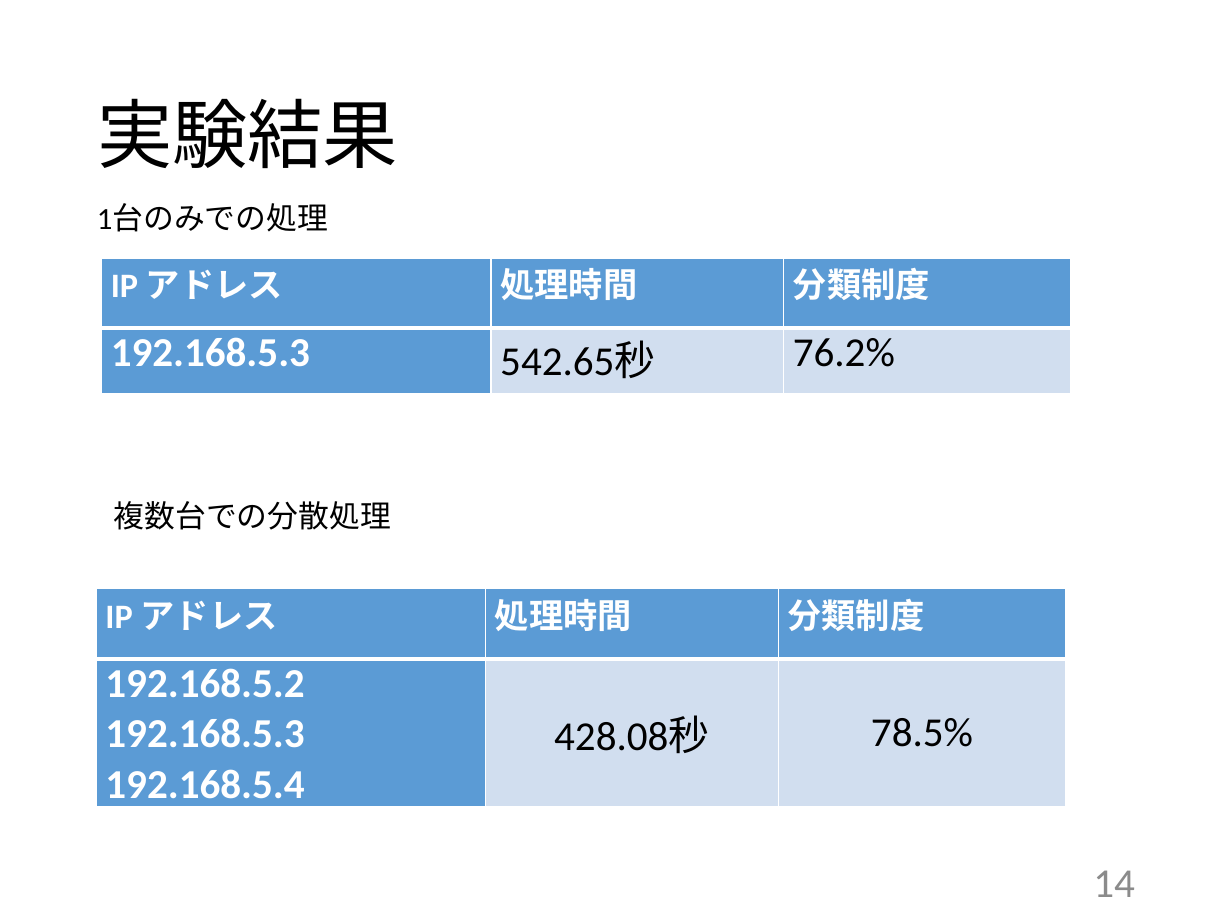
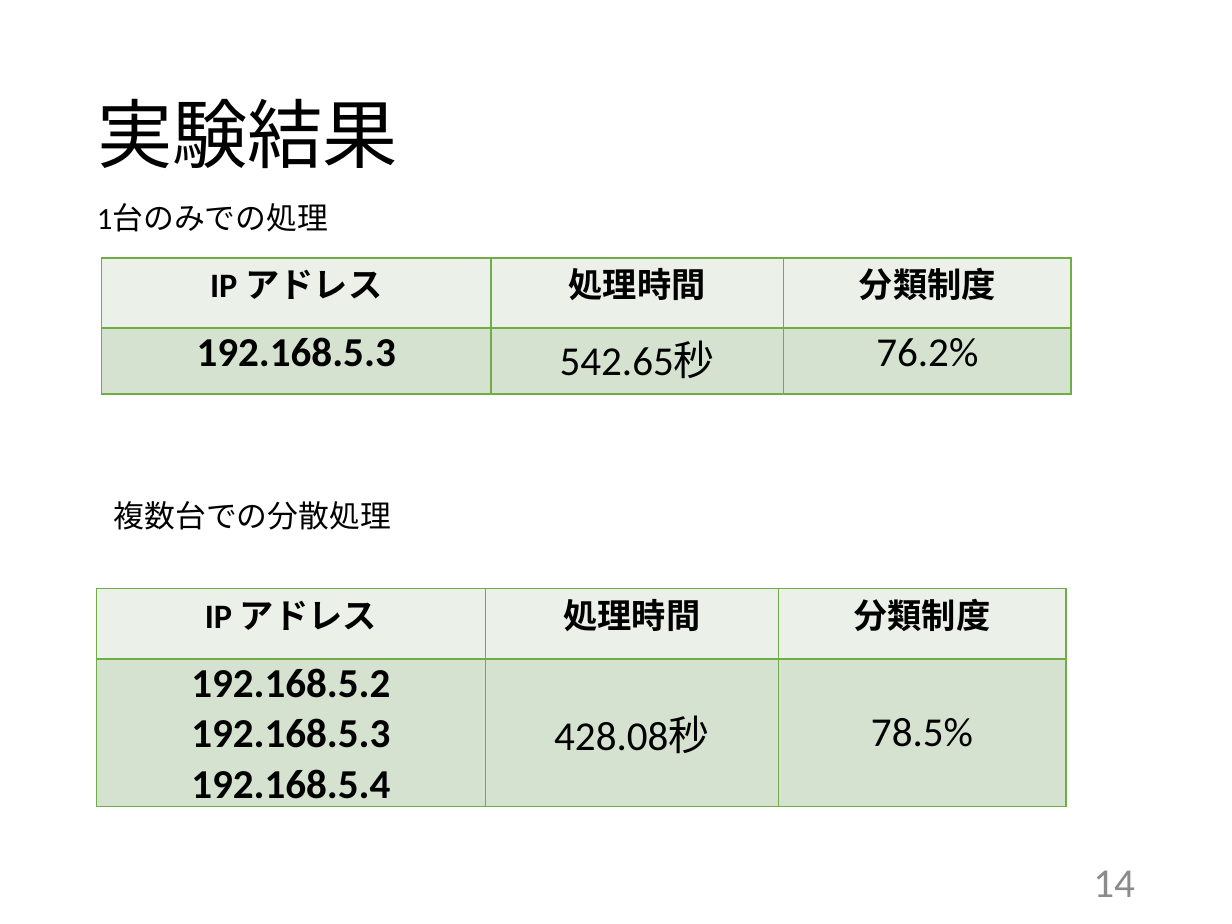
Before and after one commit to kait-takanolab/1821144-yoshii-thesis, a slide deck: slide 14 of 発表用スライド/1821144_卒研発表.pptx. Drawn at 1232x924 pixels with LibreOffice and Linux fonts; fonts in the diff are those of the drawing. Boxes give left, top, right and bottom in pixels: in the first picture for what was removed or moved away, otherwise in the second. Text is boxed around its words. In the diff, an @@ line names an element or a change of style, - is before the commit and + after.

Commit message:
1/24

```diff
--- a/発表用スライド/1821144_卒研発表.pptx
+++ b/発表用スライド/1821144_卒研発表.pptx
@@ table at bbox=[101, 257, 1069, 394] @@
@@ fill #5B9BD5 to #EBF1E9 in row 1 @@
@@ fill #5B9BD5 to #D5E3CF in row 2, column 1 @@
@@ fill #D2DEEF to #D5E3CF in 2 cells @@
@@ text colour #FFFFFF to #000000 in "IP アドレス", "処理時間", "分類制度", "192.168.5.3" @@
@@ alignment justified to centre @@
@@ alignment left to centre @@
@@ borders changed @@
@@ table at bbox=[96, 589, 1064, 812] @@
@@ fill #5B9BD5 to #EBF1E9 in row 1 @@
@@ fill #5B9BD5 to #D5E3CF in row 2, column 1 @@
@@ fill #D2DEEF to #D5E3CF in 2 cells @@
@@ text colour #FFFFFF to #000000 in "IP アドレス", "処理時間", "分類制度", "192.168.5.2" and 2 more places @@
@@ alignment justified to centre @@
@@ borders changed @@
```
Also in this commit, not shown: 4 other slides changed.
